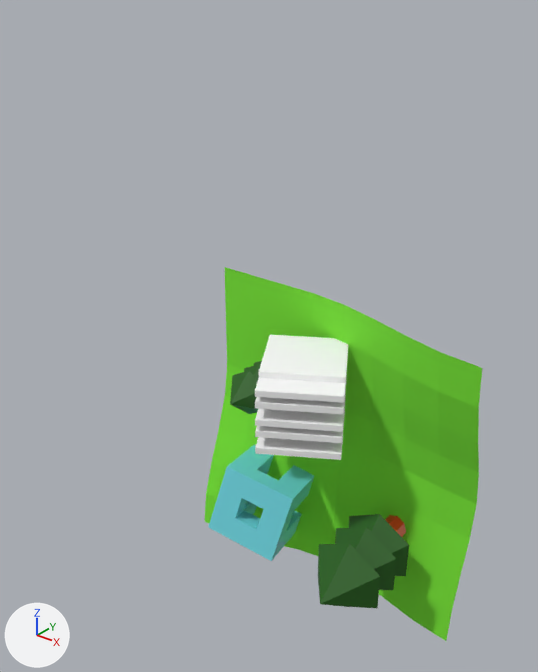
Before and after pictures for a commit that changed the OBJ model EntornVGI/modelos/ejemplo.obj.
Camera for both pictures: a 50 mm lens placed at (8.99, -14.29, 11.23), pointed at (-1.02, -1.77, 3.47). Lighting does not change. The marker at lower left points along +X, +Y and +Z. The picture after the commit comes second. Where no turn or scale is listed for an object, it has been applied to the vertices.
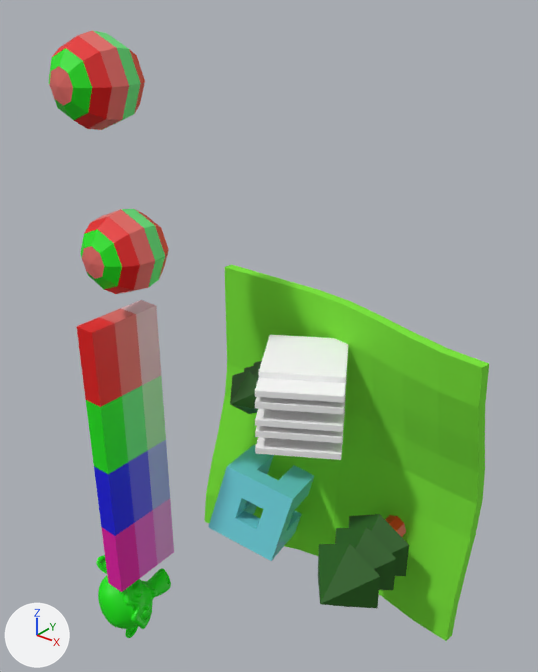
Pixel boxes [x1, y1, x2, y2] of what changed, in the pictures (538 x 672 px):
'hierba', reshaped
    before: [205, 267, 482, 641]
    after: [205, 265, 489, 641]
'Plane', added
    after: [77, 300, 174, 592]
    faces in mat_material_003 (red #e70300): [77, 317, 122, 407]
    faces in mat_material_004 (green #0fe700): [86, 396, 128, 474]
    faces in mat_material_005 (blue #0001e7): [94, 463, 134, 536]
    faces in mat_material_006 (pink #e700a7): [101, 523, 140, 592]
    faces in mat_material_007 (red #e76b65): [100, 308, 142, 396]
'Sphere.001', added
    after: [49, 30, 145, 130]
    faces in mat_material_007 (red #e76b65): [49, 31, 129, 130]
    faces in mat_material_003 (red #e70300): [52, 35, 112, 129]
    faces in mat_material_004 (green #0fe700): [49, 48, 92, 120]
    faces in mat_material_008 (green #67e77a): [92, 30, 141, 125]
    faces in mat_marron (orange #e7471b): [129, 49, 145, 114]
'Sphere', added
    after: [80, 209, 169, 294]
    faces in mat_material_007 (red #e76b65): [82, 209, 155, 294]
    faces in mat_material_003 (red #e70300): [84, 217, 140, 294]
    faces in mat_material_004 (green #0fe700): [80, 229, 122, 289]
    faces in mat_material_008 (green #67e77a): [121, 209, 165, 287]
    faces in mat_marron (orange #e7471b): [135, 209, 169, 278]
'Suzanne', added (green)
    after: [96, 555, 171, 638]
part 1 of me_hierba, added
    after: [226, 265, 489, 641]

Diff of the bpy script that builds the scene:
```diff
--- a/EntornVGI/modelos/ejemplo.obj.py
+++ b/EntornVGI/modelos/ejemplo.obj.py
@@ me_hierba @@
-me_hierba.from_pydata(...)  # 155 vertices, 120 faces; spans x -4.0..4.0, y -3.6..0.0, z -4.27..4.0
+me_hierba.from_pydata(...)  # 236 vertices, 216 faces; spans x -4.0..4.04, y -3.6..0.25, z -4.27..4.01
+# me_hierba part 1
+# 51 vertices are added at x -2.96..3.91, y -0.75..0.25, z -4.24..3.01
+# 30 new vertices lie (0.04, 0.25, 0.01) away from vertices in x -4.0..4.0, y -1.24..0.0, z -4.27..4.0
+# 96 new faces join them, mat_verde (green #79e733)
 me_hierba.materials.append(mat_verde)
@@ ob_suzanne @@
+ob_suzanne = bpy.data.objects.new('Suzanne', me_suzanne)  # 7958 vertices, 7872 faces; spans x -5.24..-3.33, y -5.02..-3.11, z -6.34..-3.9; in mat_material_004 (green #0fe700)
+ob_suzanne.location = (0.0, 0.0, 0.0)
@@ ob_sphere_001 @@
+ob_sphere_001 = bpy.data.objects.new('Sphere.001', me_sphere_001)  # 58 vertices, 64 faces; spans x -5.15..-3.15, y -4.66..-2.66, z 8.19..10.19; in mat_material_007 (red #e76b65), mat_material_003 (red #e70300), mat_material_008 (green #67e77a), mat_marron (orange #e7471b), mat_material_004 (green #0fe700)
+ob_sphere_001.location = (0.0, 0.0, 0.0)
@@ ob_sphere @@
+ob_sphere = bpy.data.objects.new('Sphere', me_sphere)  # 58 vertices, 64 faces; spans x -4.74..-2.74, y -4.66..-2.66, z 4.51..6.51; in mat_material_007 (red #e76b65), mat_material_003 (red #e70300), mat_material_008 (green #67e77a), mat_marron (orange #e7471b), mat_material_004 (green #0fe700)
+ob_sphere.location = (0.0, 0.0, 0.0)
@@ ob_plane @@
+ob_plane = bpy.data.objects.new('Plane', me_plane)  # 40 vertices, 38 faces; spans x -4.23..-3.68, y -4.87..-2.87, z -3.91..3.91; in mat_material_003 (red #e70300), mat_material_004 (green #0fe700), mat_material_005 (blue #0001e7), mat_material_006 (pink #e700a7), mat_material_007 (red #e76b65), mat_material_008 (green #67e77a), mat_material_009 (blue #5e58e7), mat_material_010 (pink #e75fca), mat_material_011 (pink #e7bbc1), mat_material_012 (green #afe7aa), mat_material_013 (blue #a8afe7), mat_material_014 (pink #e798da)
+ob_plane.location = (0.0, 0.0, 0.0)
```
